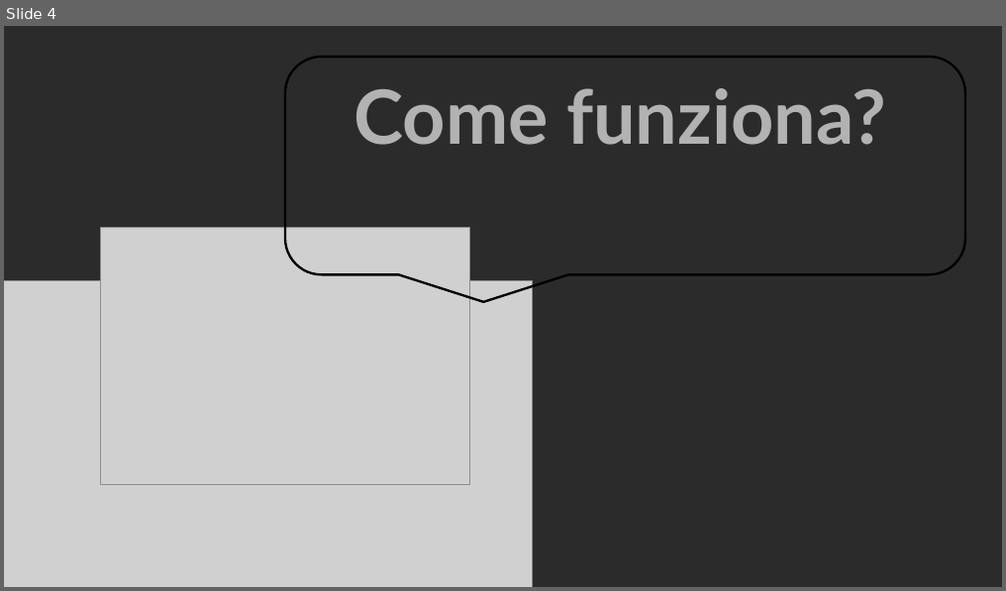
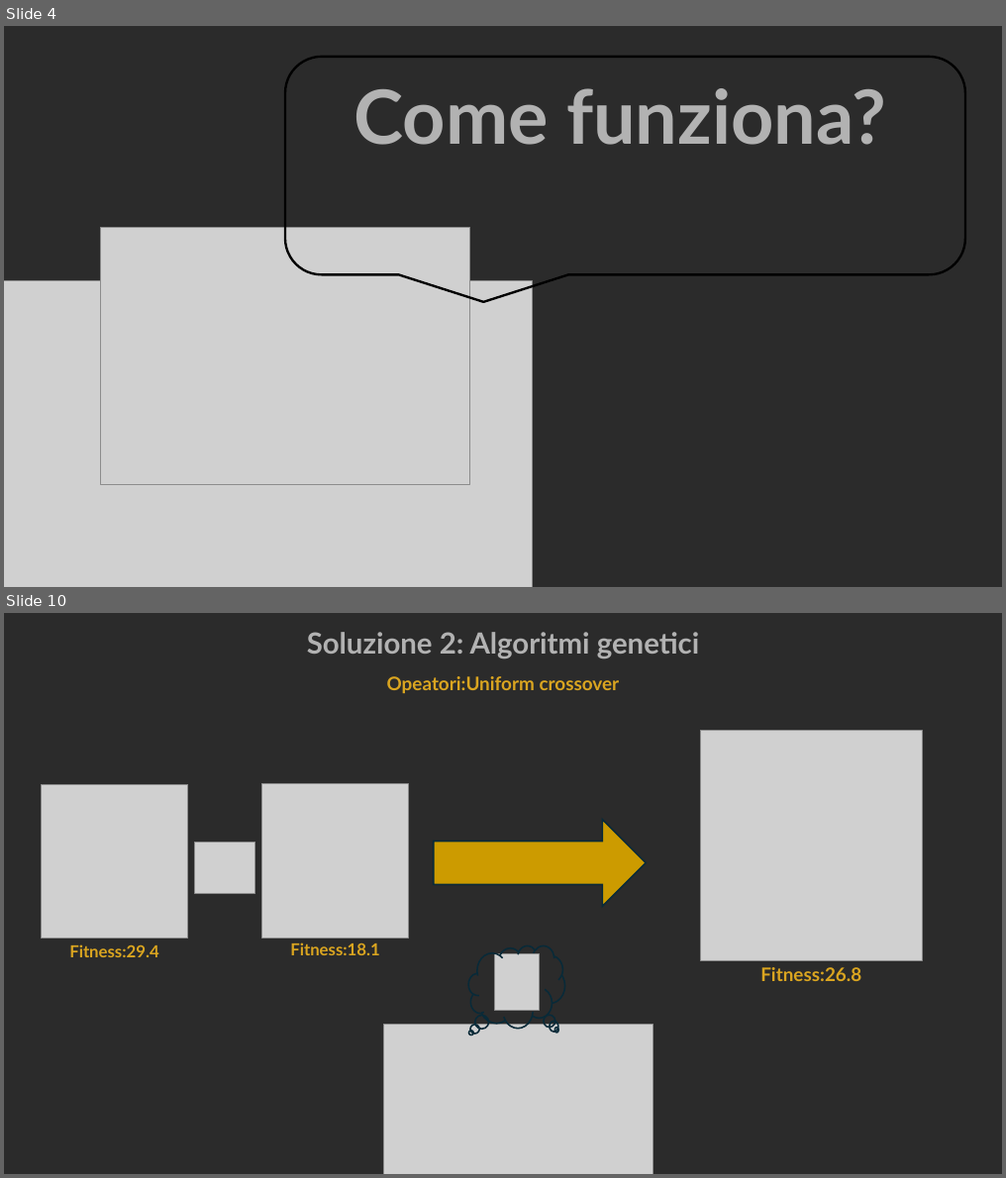
Before and after one commit to girgio/Deck-BuilderCR, a slide deck: presentazione DeckBuilderCR.pptx. Shown one above the other, each under a label of ours: slide 4 before the commit, slides 4 and 10 after it; the slides between them are not shown. The pictures are 1006x591 and 1006x1178 pixels, drawn with LibreOffice and Linux fonts; fonts in the diff are those of the drawing; grey boxes stand for pictures; background and template pictures are left out; a plain dark background stands for a picture behind light text. Boxes give left, top, right and bottom in pixels: in the first picture for what was removed or moved away, otherwise in the second. Text is boxed around its words. In the diff, an @@ line names an element or a change of style, - is before the commit and + after.

```diff
--- a/presentazione DeckBuilderCR.pptx
+++ b/presentazione DeckBuilderCR.pptx
@@ slide 10 added at bbox=[4, 613, 1002, 1174], background picture (left out) @@
@@ text added at bbox=[307, 632, 700, 659], 28 pt, text #B2B2B2, bold @@
+Soluzione 2: Algoritmi genetici
@@ text added at bbox=[387, 676, 620, 693], 18 pt, text #DAA520, bold @@
+Opeatori:Uniform crossover
@@ picture added at bbox=[700, 731, 922, 961] @@
@@ picture added at bbox=[42, 784, 188, 939] @@
@@ picture added at bbox=[262, 784, 409, 939] @@
@@ right arrow added at bbox=[434, 820, 647, 906], fill #CC9B00, outline #092A39 1.5 pt @@
@@ picture added at bbox=[195, 842, 255, 894] @@
@@ text added at bbox=[69, 945, 158, 958], 16 pt, text #DAA520, bold @@
+Fitness:29.4
@@ text added at bbox=[290, 943, 379, 956], 16 pt, text #DAA520, bold @@
+Fitness:18.1
@@ thought cloud added at bbox=[469, 947, 565, 1029], outline #092A39 1.5 pt @@
@@ picture added at bbox=[495, 954, 540, 1011] @@
@@ text added at bbox=[760, 967, 861, 981], 18 pt, text #DAA520, bold @@
+Fitness:26.8
@@ picture added at bbox=[384, 1024, 653, 1174] @@
@@ ellipse added at bbox=[544, 1015, 555, 1027], outline #092A39 1.5 pt @@
@@ ellipse added at bbox=[549, 1021, 558, 1032], outline #092A39 1.5 pt @@
@@ ellipse added at bbox=[555, 1028, 558, 1033], outline #092A39 1.5 pt @@
```
Also in this commit, not shown: 2 slides changed, 5 other slides added.
